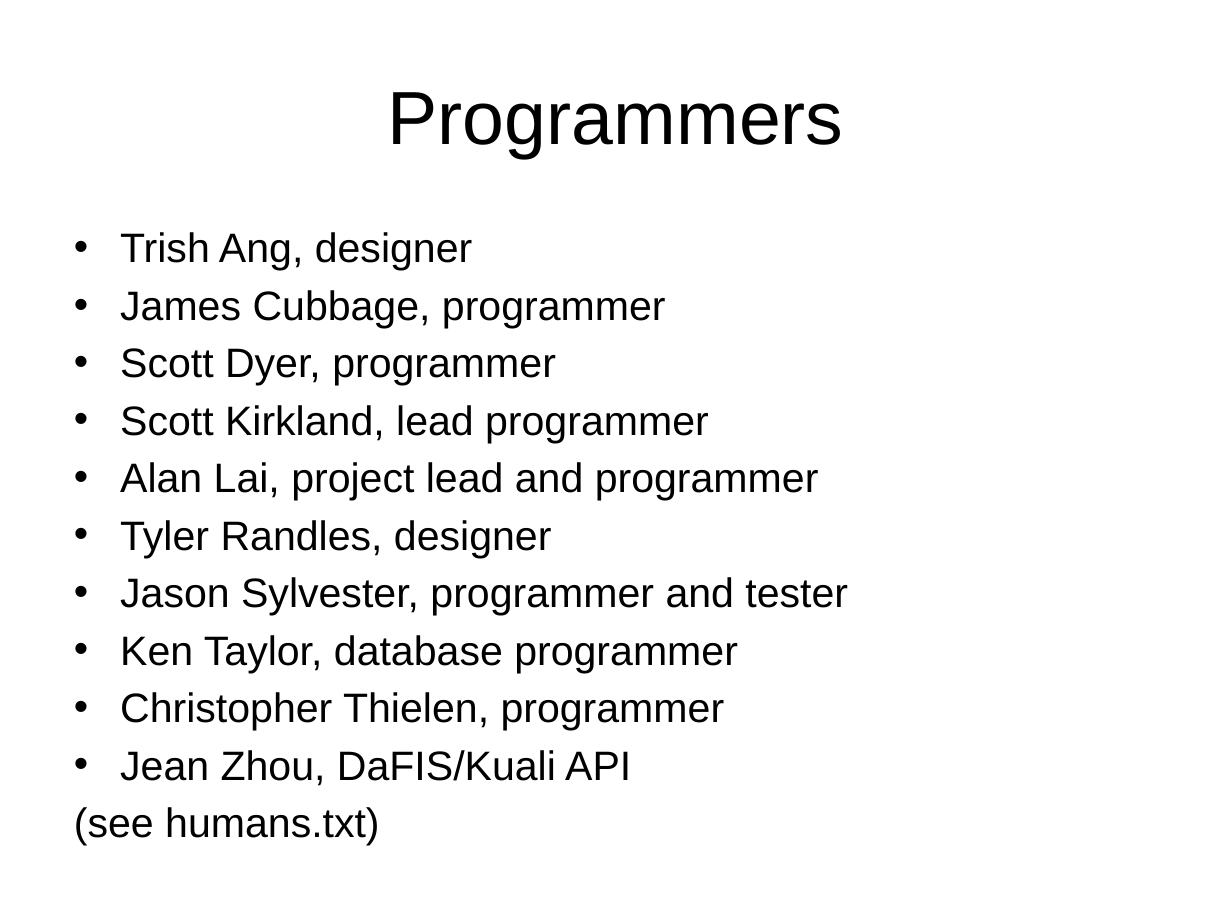
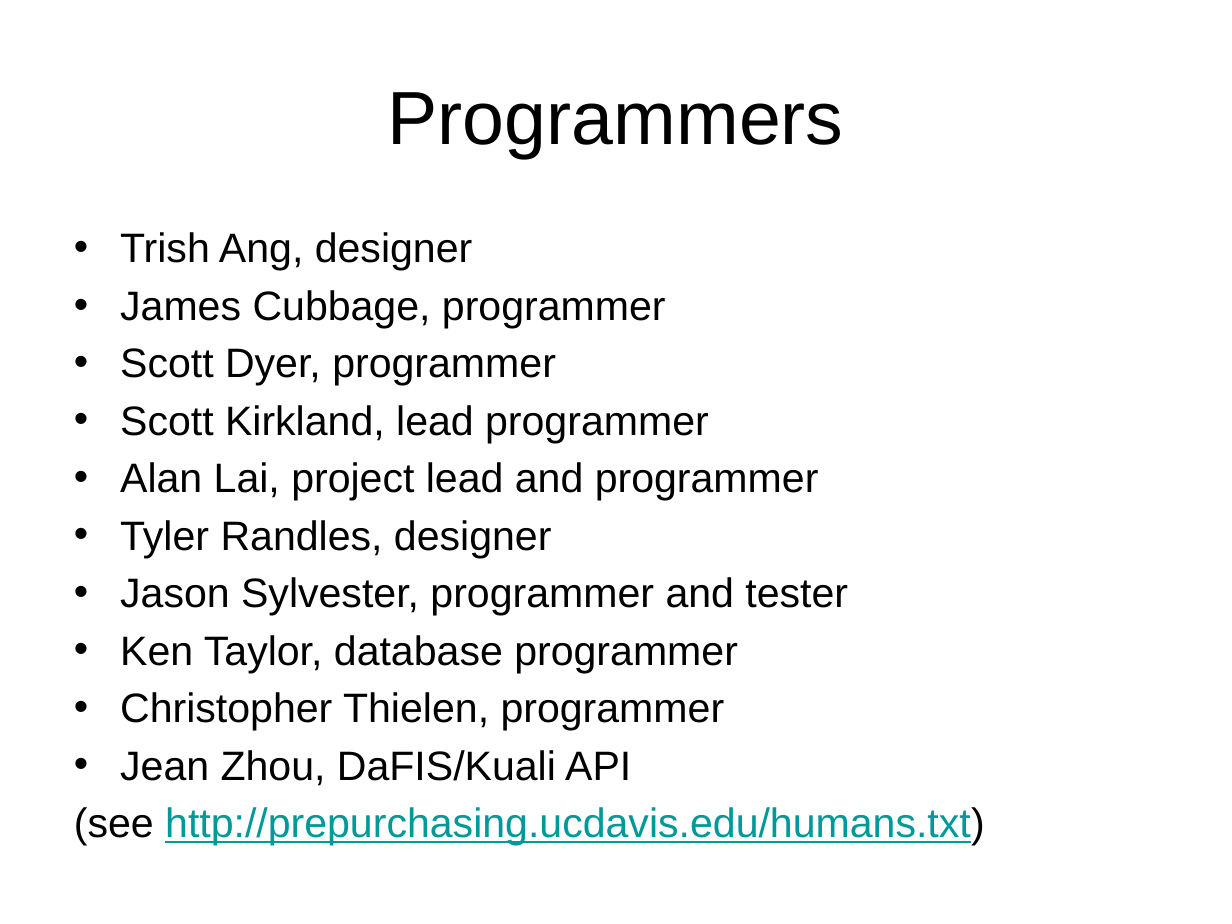
Before and after one commit to acgetchell/Presentations, a slide deck: slide 5 of OnlinePrePurchasing.pptx. Drawn at 1232x924 pixels with LibreOffice and Linux fonts; fonts in the diff are those of the drawing; background and template pictures are left out. Boxes give left, top, right and bottom in pixels: in the first picture for what was removed or moved away, otherwise in the second. Text is boxed around its words. In the diff, an @@ line names an element or a change of style, - is before the commit and + after.

```diff
--- a/OnlinePrePurchasing.pptx
+++ b/OnlinePrePurchasing.pptx
@@ text at bbox=[74, 807, 985, 845]: text changed; text colour #000000 to #009999 @@
-(see humans.txt)
+(see http://prepurchasing.ucdavis.edu/humans.txt)
```
Also in this commit, not shown: 2 other slides changed, 4 other files.
